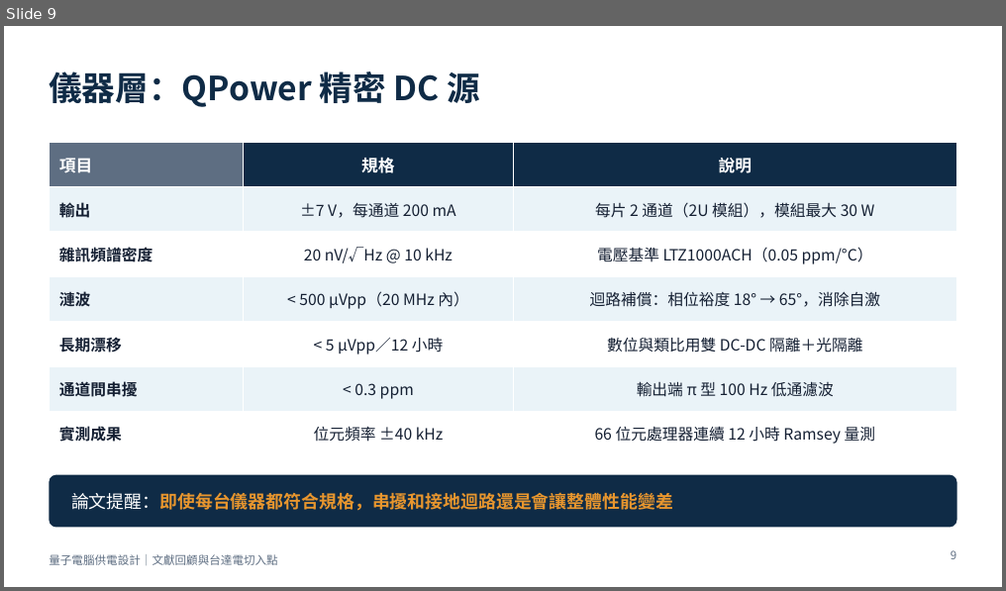
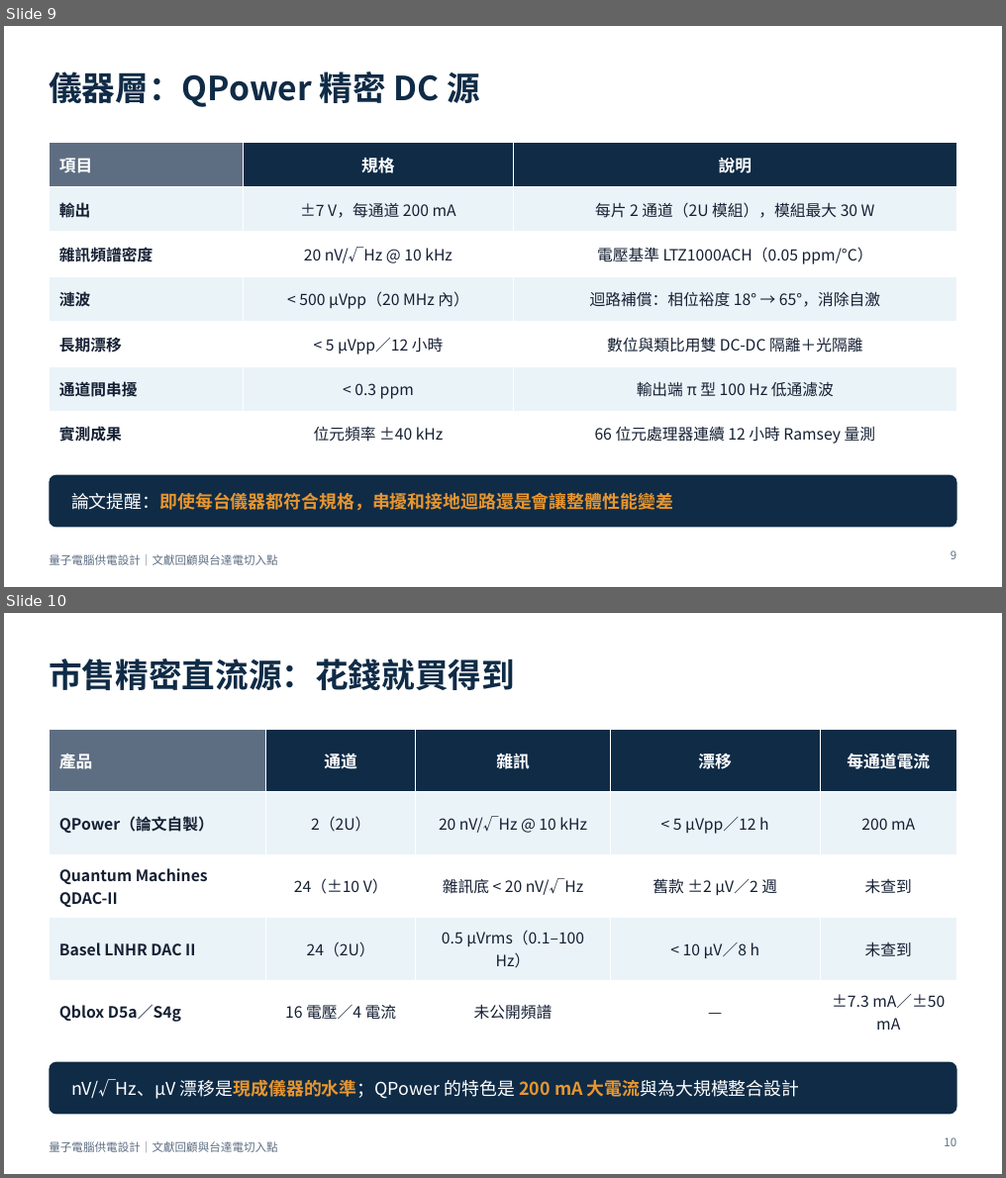
Before and after one commit to pcpcchen-coder/QuantumComputing, a slide deck: slides/output/qc-power-supply-delta.pptx. Shown one above the other, each under a label of ours: slide 9 before the commit, slides 9 and 10 after it. The pictures are 1006x591 and 1006x1178 pixels, drawn with LibreOffice and Linux fonts; fonts in the diff are those of the drawing. Boxes give left, top, right and bottom in pixels: in the first picture for what was removed or moved away, otherwise in the second. Text is boxed around its words. In the diff, an @@ line names an element or a change of style, - is before the commit and + after.

```diff
--- a/slides/output/qc-power-supply-delta.pptx
+++ b/slides/output/qc-power-supply-delta.pptx
@@ slide 10 added at (4, 613, 1002, 1174), background #FFFFFF; not listed: 1 template element that a slide beside it also shows @@
@@ title added at (49, 659, 515, 690), 32 pt, text #0F2B46, bold @@
+市售精密直流源：花錢就買得到
@@ table added at (49, 729, 957, 1034), 5 rows, 5 columns @@
+產品 | 通道 | 雜訊 | 漂移 | 每通道電流
+QPower（論文自製） | 2（2U） | 20 nV/√Hz @ 10 kHz | < 5 µVpp／12 h | 200 mA
+Quantum Machines QDAC-II | 24（±10 V） | 雜訊底 < 20 nV/√Hz | 舊款 ±2 µV／2 週 | 未查到
+Basel LNHR DAC II | 24（2U） | 0.5 µVrms（0.1–100 Hz） | < 10 µV／8 h | 未查到
+Qblox D5a／S4g | 16 電壓／4 電流 | 未公開頻譜 | — | ±7.3 mA／±50 mA
@@ rounded rectangle added at (49, 1062, 957, 1115), fill #0F2B46 @@
@@ text added at (71, 1079, 800, 1099), 17 pt, text #FFFFFF @@
+nV/√Hz、µV 漂移是現成儀器的水準；QPower 的特色是 200 mA 大電流與為大規模整合設計
@@ page number added at (944, 1138, 956, 1147), 11 pt, text #5E6E82 @@
+10
```
Also in this commit, not shown: 3 slides changed, 7 other slides added, 5 other files.
